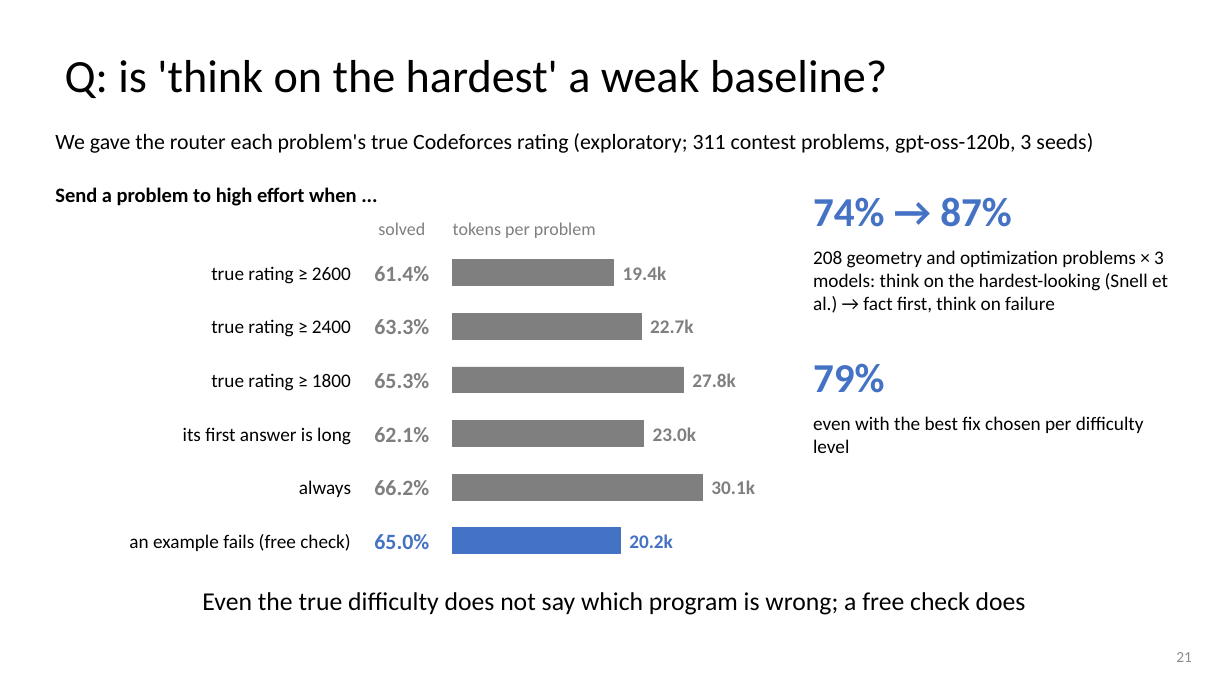
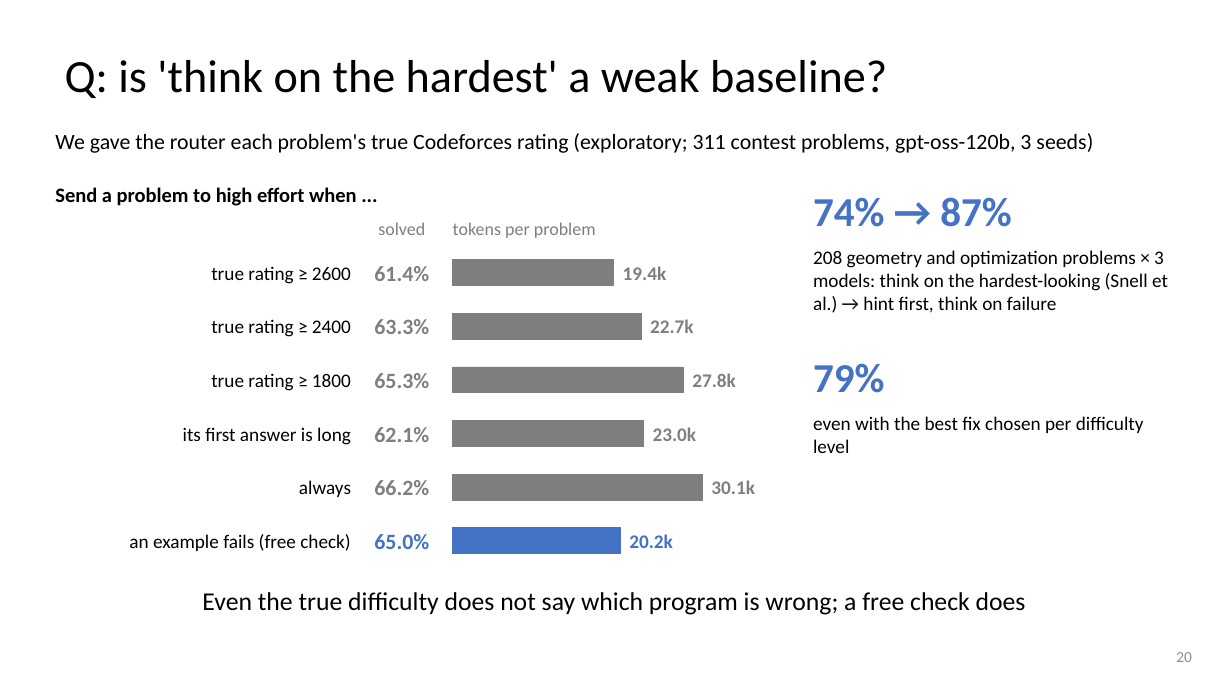
Before and after one commit to dlwns147/CSED490E_Project_Team5, a slide deck: slide 20 of Proposal_Team5.pptx (slide 21 before the commit). Drawn at 1232x693 pixels with LibreOffice and Linux fonts; fonts in the diff are those of the drawing. Boxes give left, top, right and bottom in pixels: in the first picture for what was removed or moved away, otherwise in the second. Text is boxed around its words. In the diff, an @@ line names an element or a change of style, - is before the commit and + after.

```diff
--- a/Proposal_Team5.pptx
+++ b/Proposal_Team5.pptx
@@ text at [813, 250, 1168, 313]: text changed @@
-208 geometry and optimization problems × 3 models: think on the hardest-looking (Snell et al.) → fact first, think on failure
+208 geometry and optimization problems × 3 models: think on the hardest-looking (Snell et al.) → hint first, think on failure
@@ page number at [1176, 652, 1192, 662]: text changed @@
-21
+20
```
Also in this commit, not shown: 22 other slides changed, 2 slides removed, 4 other files.
